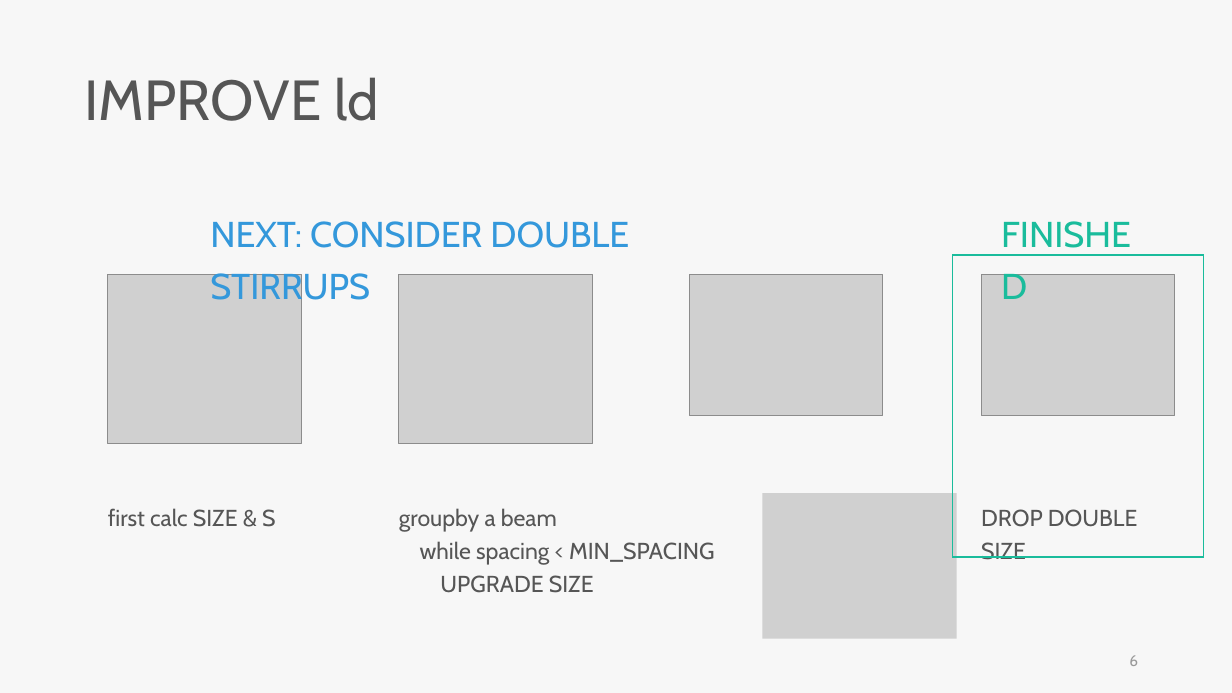
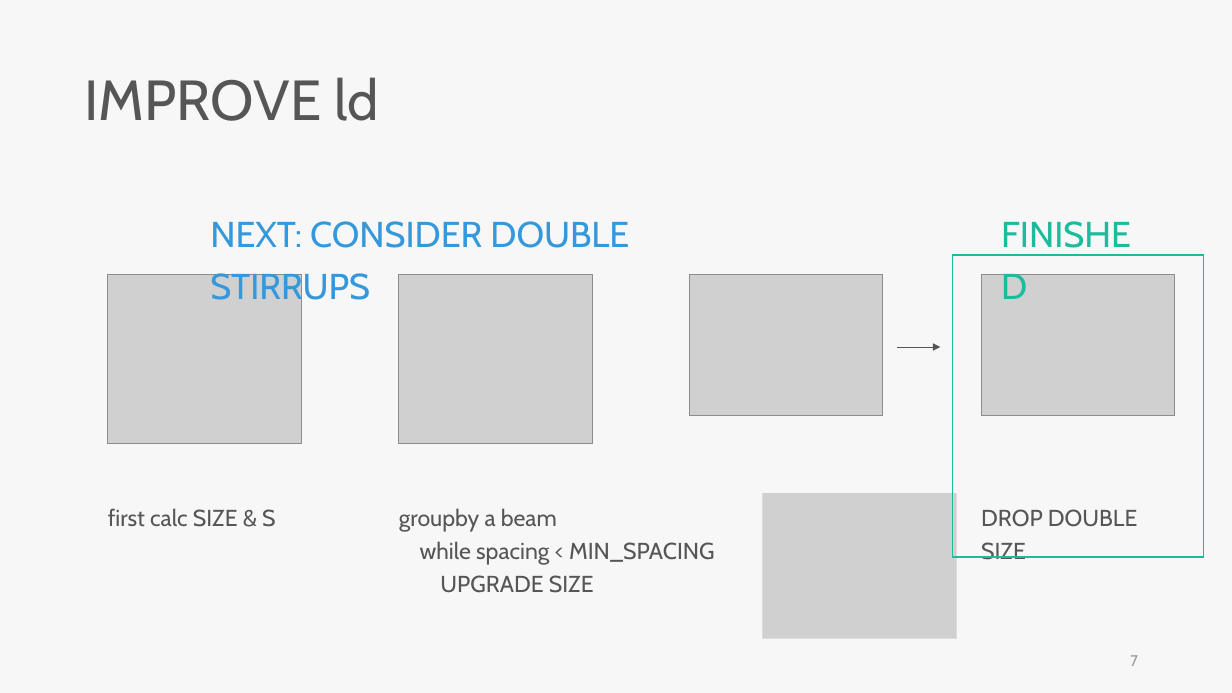
Before and after one commit to skyran1278/VbaProject, a slide deck: slide 7 of 20180126_SmartCut/Meeting/20181206 Meeting/20181206 Meeting.pptx (slide 6 before the commit). Drawn at 1232x693 pixels with LibreOffice and Linux fonts; fonts in the diff are those of the drawing; grey boxes stand for pictures. Boxes give left, top, right and bottom in pixels: in the first picture for what was removed or moved away, otherwise in the second. Text is boxed around its words. In the diff, an @@ line names an element or a change of style, - is before the commit and + after.

```diff
--- a/20180126_SmartCut/Meeting/20181206 Meeting/20181206 Meeting.pptx
+++ b/20180126_SmartCut/Meeting/20181206 Meeting/20181206 Meeting.pptx
@@ arrow added from (897, 348) to (941, 348), #565656 0.5 pt @@
@@ page number at [1130, 655, 1138, 666]: text changed @@
-6
+7
```
Also in this commit, not shown: 4 other slides changed, 1 slide added, 3 other files.
